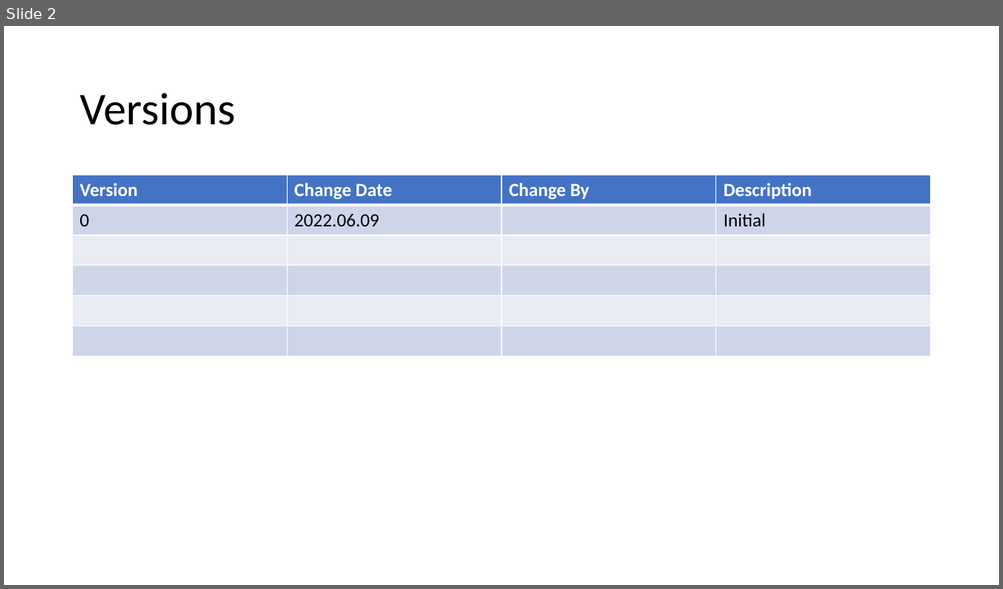
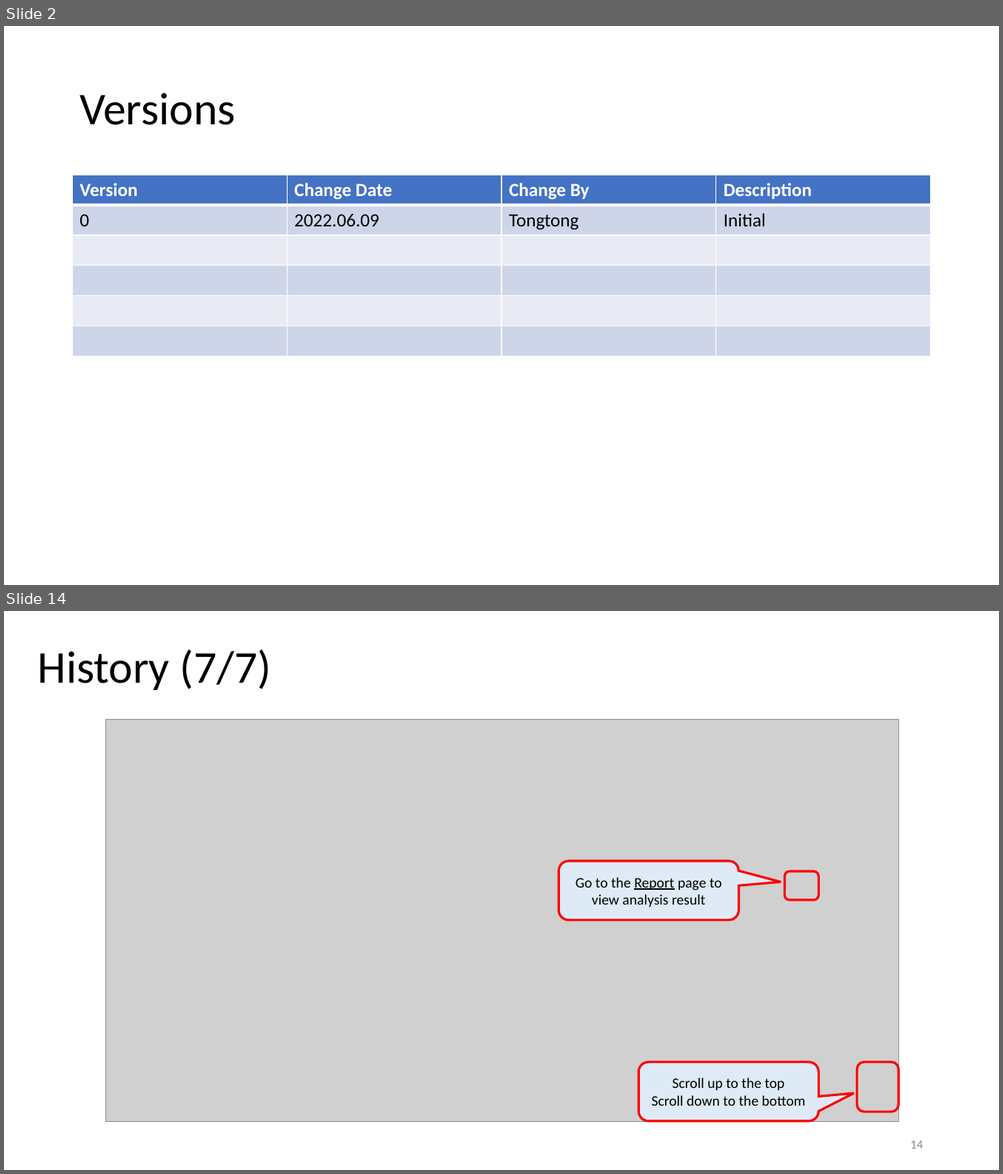
Before and after one commit to TeamworkNUS/uob_voice_to_text_proj, a slide deck: uob_website/analysis/utils/Voice_To_Text_Analysis_Web_UserGuide.pptx. Shown one above the other, each under a label of ours: slide 2 before the commit, slides 2 and 14 after it; the slides between them are not shown. The pictures are 1003x589 and 1003x1174 pixels, drawn with LibreOffice and Linux fonts; fonts in the diff are those of the drawing; grey boxes stand for pictures. Boxes give left, top, right and bottom in pixels: in the first picture for what was removed or moved away, otherwise in the second. Text is boxed around its words. In the diff, an @@ line names an element or a change of style, - is before the commit and + after.

```diff
--- a/uob_website/analysis/utils/Voice_To_Text_Analysis_Web_UserGuide.pptx
+++ b/uob_website/analysis/utils/Voice_To_Text_Analysis_Web_UserGuide.pptx
@@ slide 14 added at box(4, 611, 999, 1170), background #FFFFFF @@
@@ text added at box(38, 649, 271, 690), 44 pt, text #000000 @@
+History (7/7)
@@ picture added at box(105, 719, 899, 1122) @@
@@ rounded speech box added at box(558, 861, 738, 920), fill #DEEBF7, outline #FF0000 2.25 pt, 14 pt, text #000000 @@
+Go to the Report page to view analysis result
@@ rounded rectangle added at box(785, 871, 819, 900), outline #FF0000 2.25 pt @@
@@ rounded speech box added at box(638, 1062, 818, 1122), fill #DEEBF7, outline #FF0000 2.25 pt, 14 pt, text #000000 @@
+Scroll up to the top
+Scroll down to the bottom
@@ rounded rectangle added at box(856, 1062, 899, 1113), outline #FF0000 2.25 pt @@
@@ page number added at box(910, 1141, 922, 1149), 12 pt, text #8C8C8C @@
+14
@@ slide 2 changed as well @@
@@ table at box(73, 175, 932, 357) @@
-row 2, column 3: 
+row 2, column 3: Tongtong
```
Also in this commit, not shown: 1 other slide changed, 15 other slides added, 4 other files.
